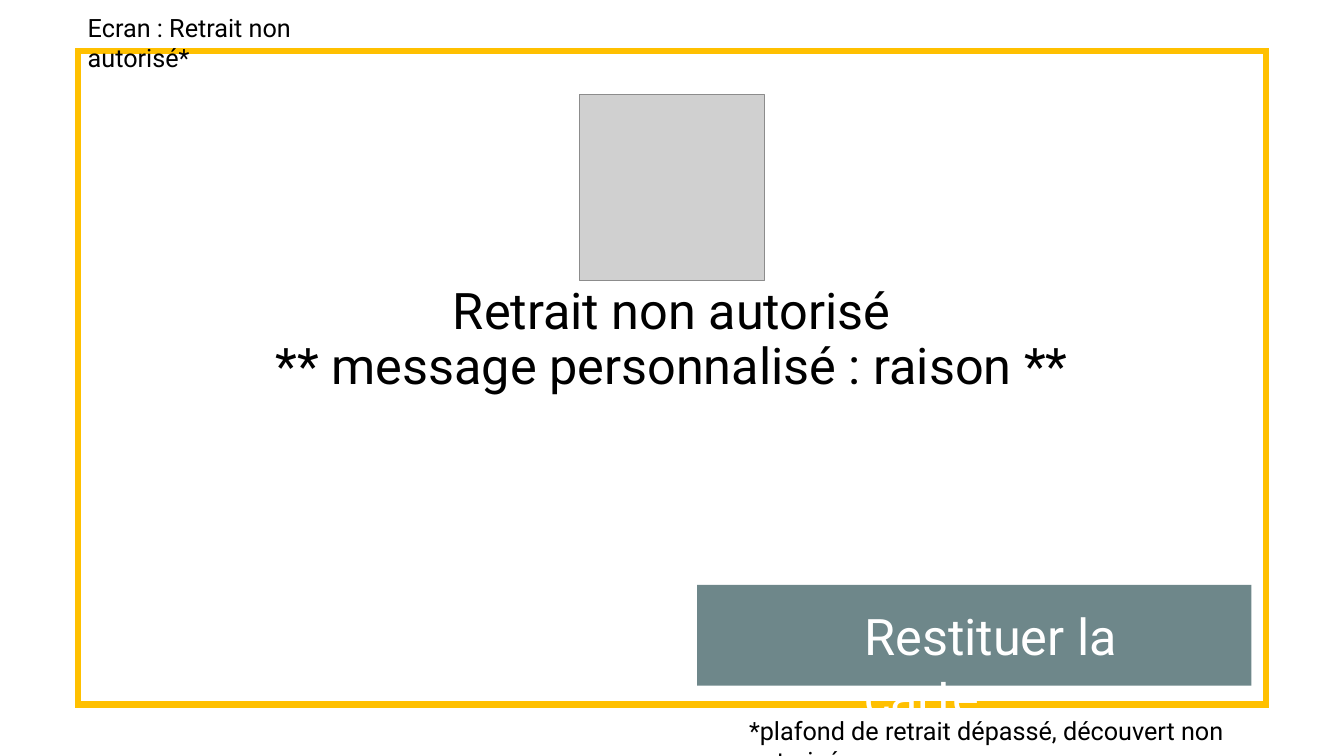
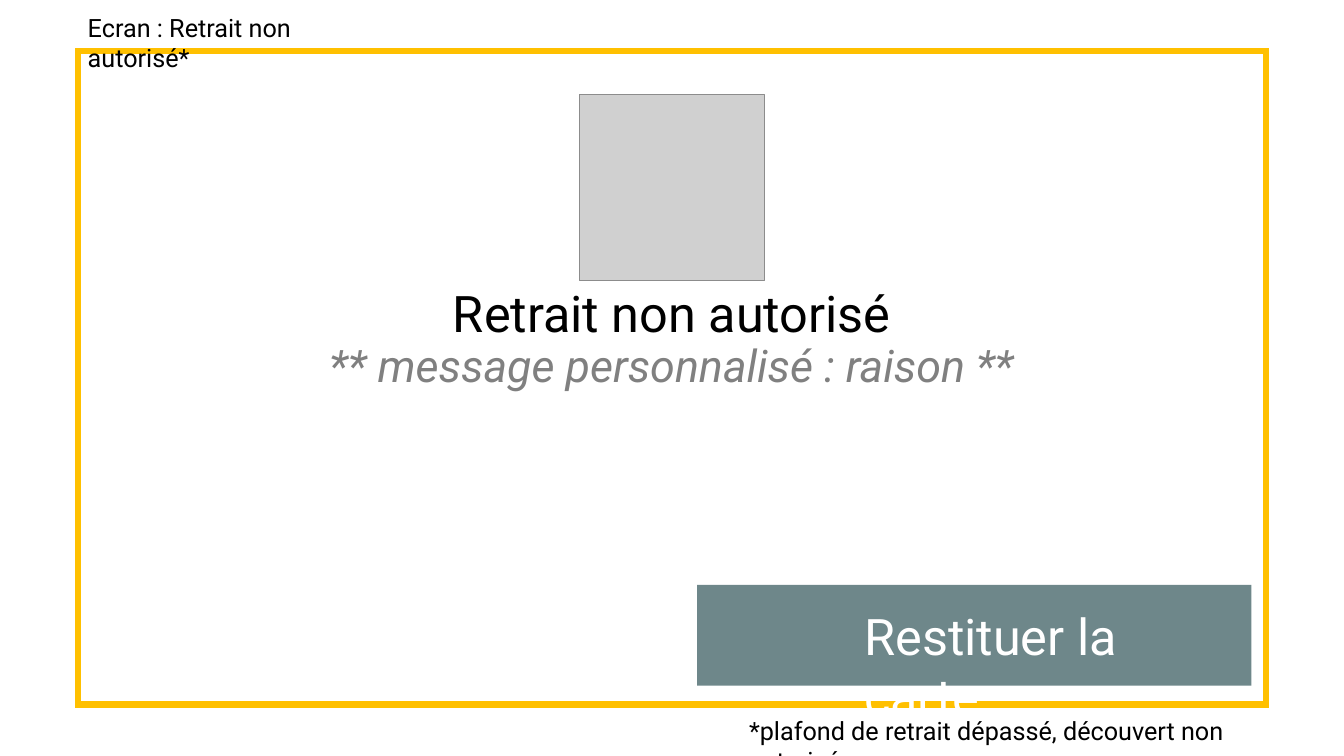
Before and after one commit to Whyuki/CDA_2005, a slide deck: slide 12 of FOAD_Unified_Process/GAB/maquettage et diagramme de navigabilité_GAB_retirer de l'argent dont s'identifier.pptx. Drawn at 1344x756 pixels with LibreOffice and Linux fonts; fonts in the diff are those of the drawing; grey boxes stand for pictures. Boxes give left, top, right and bottom in pixels: in the first picture for what was removed or moved away, otherwise in the second. Text is boxed around its words. In the diff, an @@ line names an element or a change of style, - is before the commit and + after.

```diff
--- a/FOAD_Unified_Process/GAB/maquettage et diagramme de navigabilité_GAB_retirer de l'argent dont s'identifier.pptx
+++ b/FOAD_Unified_Process/GAB/maquettage et diagramme de navigabilité_GAB_retirer de l'argent dont s'identifier.pptx
@@ text "Retrait non autorisé ** message ..." at [378, 294, 965, 391]: size 36 to 32 pt, text colour #000000 to #808080, italic on in "** message personnalisé : raison **" @@
```
Also in this commit, not shown: 3 other slides changed, 2 other files.
